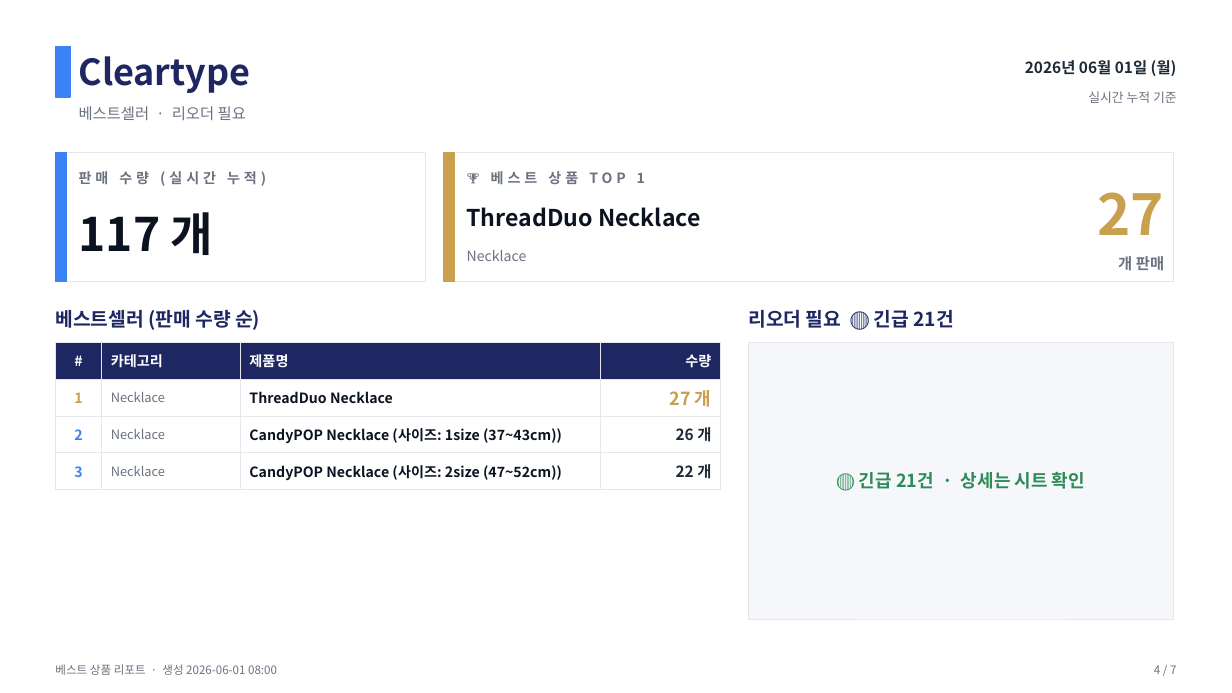
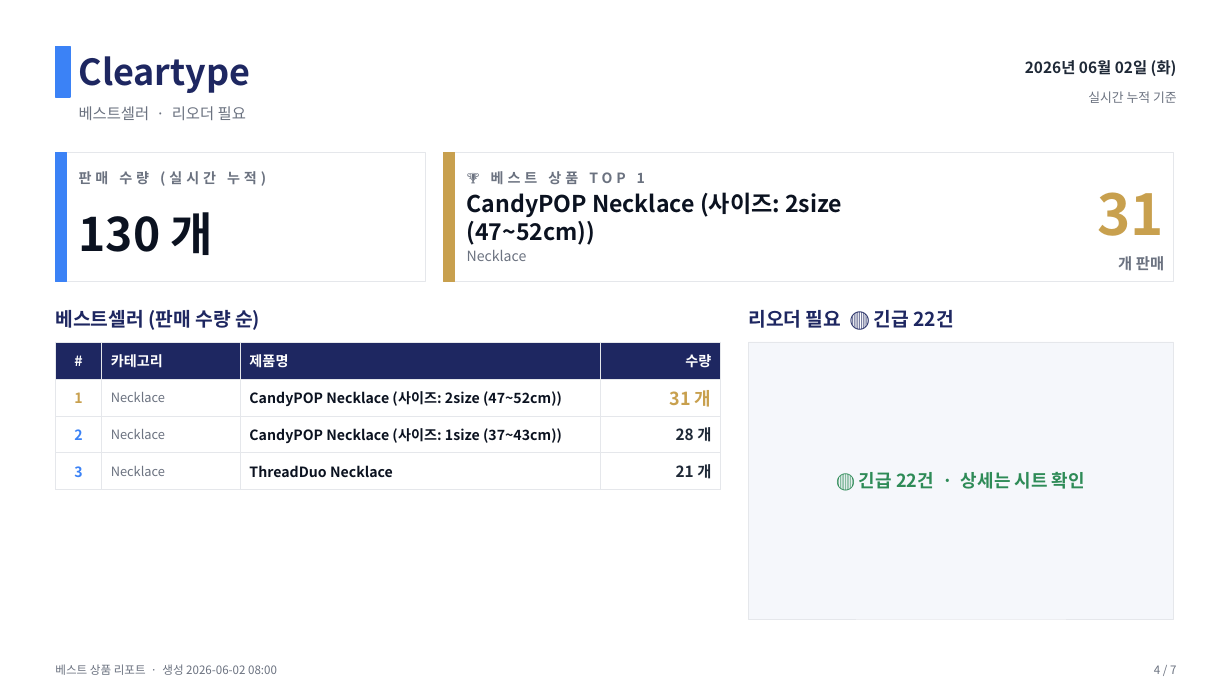
Before and after one commit to j65209/Brightbeed, a slide deck: slide 4 of data/sales-report.pptx. Drawn at 1232x693 pixels with LibreOffice and Linux fonts; fonts in the diff are those of the drawing. Boxes give left, top, right and bottom in pixels: in the first picture for what was removed or moved away, otherwise in the second. Text is boxed around its words. In the diff, an @@ line names an element or a change of style, - is before the commit and + after.

```diff
--- a/data/sales-report.pptx
+++ b/data/sales-report.pptx
@@ text at (1025, 60, 1177, 76): text changed @@
-2026년 06월 01일 (월)
+2026년 06월 02일 (화)
@@ text at (467, 192, 842, 245): text changed @@
-ThreadDuo Necklace
+CandyPOP Necklace (사이즈: 2size (47~52cm))
@@ text at (1098, 192, 1165, 236): text changed @@
-27
+31
@@ text at (79, 212, 214, 255): text changed @@
-117 개
+130 개
@@ text at (748, 310, 953, 328): text changed @@
-리오더 필요 🔴 긴급 21건
+리오더 필요 🔴 긴급 22건
@@ table at (55, 342, 721, 483) @@
-row 2, column 3: ThreadDuo Necklace
+row 2, column 3: CandyPOP Necklace (사이즈: 2size (47~52cm))
-row 2, column 4: 27 개
+row 2, column 4: 31 개
-row 3, column 4: 26 개
+row 3, column 4: 28 개
-row 4, column 3: CandyPOP Necklace (사이즈: 2size (47~52cm))
+row 4, column 3: ThreadDuo Necklace
-row 4, column 4: 22 개
+row 4, column 4: 21 개
@@ text at (859, 472, 1085, 489): text changed @@
-🔴 긴급 21건 · 상세는 시트 확인
+🔴 긴급 22건 · 상세는 시트 확인
@@ text at (55, 664, 277, 675): text changed @@
-베스트 상품 리포트 · 생성 2026-06-01 08:00
+베스트 상품 리포트 · 생성 2026-06-02 08:00
```
Also in this commit, not shown: 6 other slides changed.
